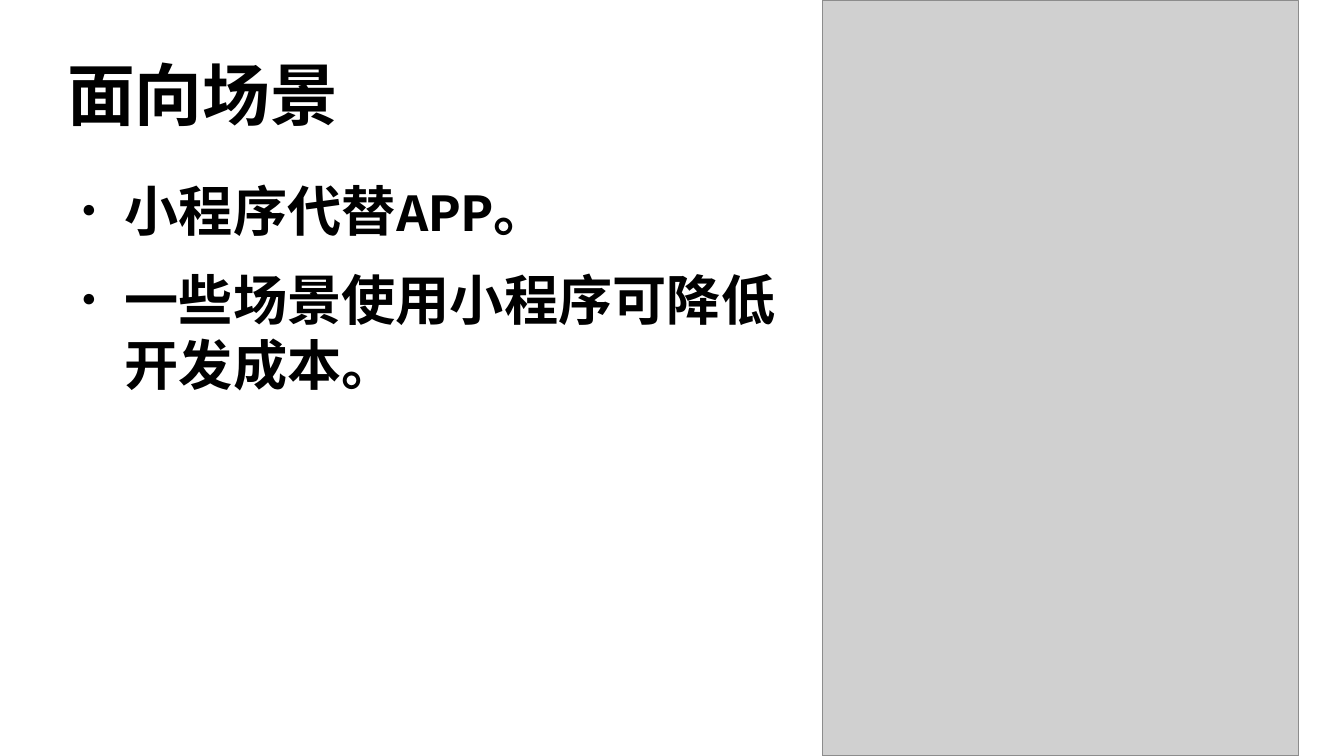
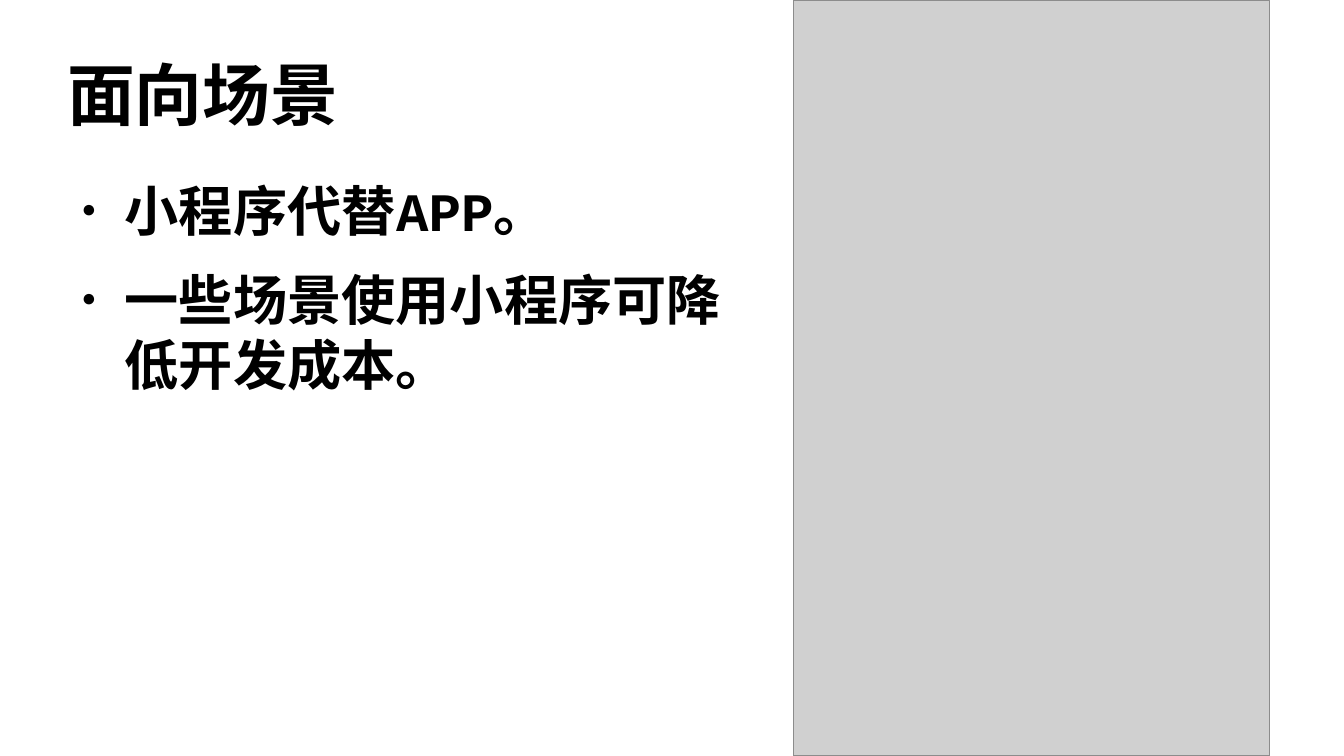
Before and after one commit to edu2act/course-wechat-and-miniprogram, a slide deck: slide 9 of materials/ch01/ch01_1-课程简介.odp (slide 7 before the commit). Drawn at 1344x756 pixels with LibreOffice and Linux fonts; fonts in the diff are those of the drawing; grey boxes stand for pictures. Boxes give left, top, right and bottom in pixels: in the first picture for what was removed or moved away, otherwise in the second. Text is boxed around its words. In the diff, an @@ line names an element or a change of style, - is before the commit and + after.

```diff
--- a/materials/ch01/ch01_1-课程简介.odp
+++ b/materials/ch01/ch01_1-课程简介.odp
@@ picture: place and size @@
-picture at <box>823,0,1299,756</box>
+picture at <box>794,0,1270,756</box>
@@ text "小程序代替APP。" rewrapped from <box>125,184,775,391</box> to <box>125,184,721,391</box> @@
```
Also in this commit, not shown: 3 other slides changed, 2 slides added, 1 slide removed, 1 other file.
